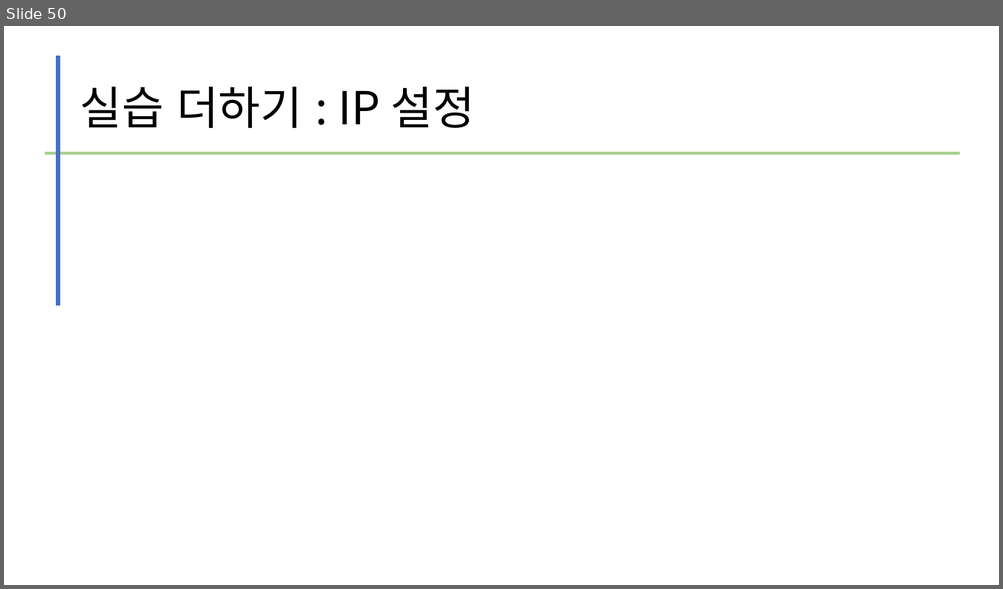
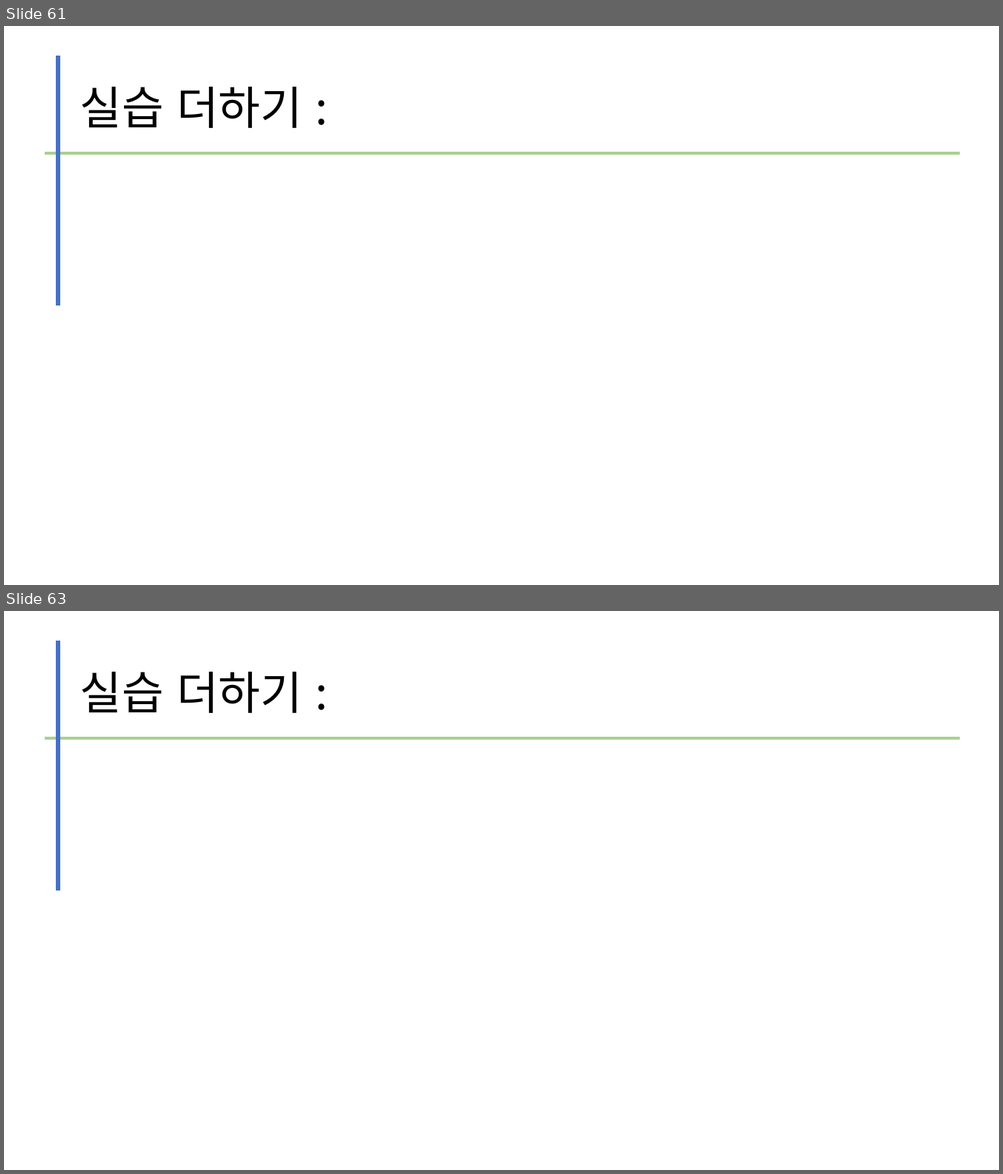
Before and after one commit to kig2929kig/network, a slide deck: L2L3 스위치 구축.pptx. Shown one above the other, each under a label of ours: slide 50 before the commit, slides 61 and 63 after it; the slides between them are not shown. The pictures are 1003x589 and 1003x1174 pixels, drawn with LibreOffice and Linux fonts; fonts in the diff are those of the drawing. Boxes give left, top, right and bottom in pixels: in the first picture for what was removed or moved away, otherwise in the second. Text is boxed around its words. In the diff, an @@ line names an element or a change of style, - is before the commit and + after.

```diff
--- a/L2L3 스위치 구축.pptx
+++ b/L2L3 스위치 구축.pptx
@@ slide 63 added at box(4, 611, 999, 1170), background #FFFFFF @@
@@ line added from (58, 641) to (58, 891), #4472C4 4.5 pt @@
@@ title added at box(79, 672, 302, 713), 44 pt, text #000000 @@
+실습 더하기 :
@@ line added from (44, 738) to (960, 738), #A9D18E 3 pt @@
@@ what was slide 50 is now slide 61 @@
@@ slide 61 changed as well @@
@@ title at box(79, 87, 302, 128): text changed @@
-실습 더하기 : IP 설정
+실습 더하기 :
```
Also in this commit, not shown: 1 other slide changed, 14 other slides added, 1 slide removed.
